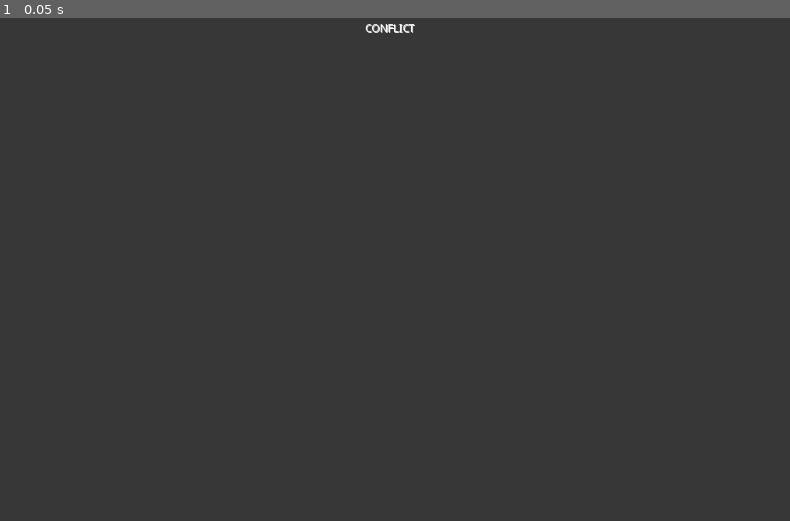
Above: before the commit, frame 1.
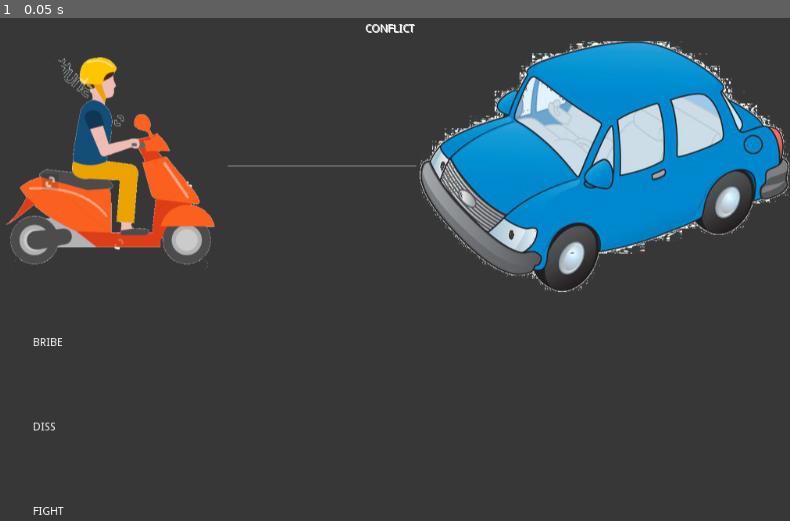
Above: after the commit, the same moment.

Repository: Anatolij-Grigorjev/MopedRebel
Game: Godot game, scene res://conflict/conflict_root.tscn
Two runs of this game, one before a commit and one after it. Both use one fixed random seed, a clock stepped at 60 frames per second and the inputs below. The project has no main scene, so this scene is started directly.
Inputs:
- Up to frame 1 (0.05 s): no input

The runs differ from the first frame. In frame 1, 19% of the frame differs, in the area x 0-100%, y 4-99%.

Commit message:
initial conflict GUI programmer art

Diff:
--- a/game/conflict/conflict_root.tscn
+++ b/game/conflict/conflict_root.tscn
@@ -1,4 +1,7 @@
-[gd_scene format=2]
+[gd_scene load_steps=3 format=2]
+
+[ext_resource path="res://conflict/conflict_moped_portrait.png" type="Texture" id=1]
+[ext_resource path="res://conflict/conflict_car_portrait.png" type="Texture" id=2]
 
 [node name="conflict_root" type="MarginContainer" index="0"]
 
@@ -79,13 +82,14 @@
 
 [node name="chars_outer_container" type="HBoxContainer" parent="outer_container" index="1"]
 
+editor/display_folded = true
 anchor_left = 0.0
 anchor_top = 0.0
 anchor_right = 0.0
 anchor_bottom = 0.0
 margin_top = 103.0
 margin_right = 1024.0
-margin_bottom = 768.0
+margin_bottom = 433.0
 rect_pivot_offset = Vector2( 0, 0 )
 rect_clip_content = false
 mouse_filter = 1
@@ -94,3 +98,257 @@
 size_flags_vertical = 3
 alignment = 0
 _sections_unfolded = [ "Rect", "Size Flags" ]
+
+[node name="pictures_container" type="HBoxContainer" parent="outer_container/chars_outer_container" index="0"]
+
+anchor_left = 0.0
+anchor_top = 0.0
+anchor_right = 0.0
+anchor_bottom = 0.0
+margin_right = 1024.0
+margin_bottom = 330.0
+rect_pivot_offset = Vector2( 0, 0 )
+rect_clip_content = false
+mouse_filter = 1
+mouse_default_cursor_shape = 0
+size_flags_horizontal = 3
+size_flags_vertical = 1
+alignment = 1
+_sections_unfolded = [ "Grow Direction", "Margin", "Size Flags", "custom_constants" ]
+
+[node name="moped_tex" type="TextureRect" parent="outer_container/chars_outer_container/pictures_container" index="0"]
+
+anchor_left = 0.0
+anchor_top = 0.0
+anchor_right = 0.0
+anchor_bottom = 0.0
+margin_right = 300.0
+margin_bottom = 330.0
+rect_pivot_offset = Vector2( 0, 0 )
+rect_clip_content = false
+mouse_filter = 1
+mouse_default_cursor_shape = 0
+size_flags_horizontal = 1
+size_flags_vertical = 3
+texture = ExtResource( 1 )
+stretch_mode = 4
+_sections_unfolded = [ "Anchor", "Grow Direction", "Margin", "Rect", "Size Flags" ]
+
+[node name="sep" type="HSeparator" parent="outer_container/chars_outer_container/pictures_container" index="1"]
+
+anchor_left = 0.0
+anchor_top = 0.0
+anchor_right = 0.0
+anchor_bottom = 0.0
+margin_left = 304.0
+margin_right = 546.0
+margin_bottom = 330.0
+rect_pivot_offset = Vector2( 0, 0 )
+rect_clip_content = false
+mouse_filter = 0
+mouse_default_cursor_shape = 0
+size_flags_horizontal = 3
+size_flags_vertical = 1
+_sections_unfolded = [ "Size Flags" ]
+
+[node name="car_tex" type="TextureRect" parent="outer_container/chars_outer_container/pictures_container" index="2"]
+
+anchor_left = 0.0
+anchor_top = 0.0
+anchor_right = 0.0
+anchor_bottom = 0.0
+margin_left = 550.0
+margin_right = 1024.0
+margin_bottom = 330.0
+rect_pivot_offset = Vector2( 0, 0 )
+rect_clip_content = false
+mouse_filter = 1
+mouse_default_cursor_shape = 0
+size_flags_horizontal = 1
+size_flags_vertical = 3
+texture = ExtResource( 2 )
+stretch_mode = 4
+_sections_unfolded = [ "Size Flags" ]
+
+[node name="selection_bg_container" type="MarginContainer" parent="outer_container" index="2"]
+
+anchor_left = 0.0
+anchor_top = 0.0
+anchor_right = 0.0
+anchor_bottom = 0.0
+margin_top = 437.0
+margin_right = 1024.0
+margin_bottom = 768.0
+rect_pivot_offset = Vector2( 0, 0 )
+rect_clip_content = false
+mouse_filter = 0
+mouse_default_cursor_shape = 0
+size_flags_horizontal = 1
+size_flags_vertical = 3
+custom_constants/margin_right = 5
+custom_constants/margin_top = 5
+custom_constants/margin_left = 5
+custom_constants/margin_bottom = 5
+_sections_unfolded = [ "Size Flags", "custom_constants" ]
+
+[node name="selection_bg" type="MarginContainer" parent="outer_container/selection_bg_container" index="0"]
+
+anchor_left = 0.0
+anchor_top = 0.0
+anchor_right = 0.0
+anchor_bottom = 0.0
+margin_left = 5.0
+margin_top = 5.0
+margin_right = 1019.0
+margin_bottom = 326.0
+rect_pivot_offset = Vector2( 0, 0 )
+rect_clip_content = false
+mouse_filter = 0
+mouse_default_cursor_shape = 0
+size_flags_horizontal = 3
+size_flags_vertical = 3
+custom_constants/margin_left = 50
+_sections_unfolded = [ "Size Flags", "custom_constants" ]
+
+[node name="selection_options" type="VBoxContainer" parent="outer_container/selection_bg_container/selection_bg" index="0"]
+
+anchor_left = 0.0
+anchor_top = 0.0
+anchor_right = 0.0
+anchor_bottom = 0.0
+margin_left = 50.0
+margin_right = 1014.0
+margin_bottom = 321.0
+rect_pivot_offset = Vector2( 0, 0 )
+rect_clip_content = false
+mouse_filter = 1
+mouse_default_cursor_shape = 0
+size_flags_horizontal = 3
+size_flags_vertical = 3
+alignment = 1
+_sections_unfolded = [ "Grow Direction", "Margin", "Size Flags" ]
+
+[node name="option_bribe" type="HBoxContainer" parent="outer_container/selection_bg_container/selection_bg/selection_options" index="0"]
+
+editor/display_folded = true
+anchor_left = 0.0
+anchor_top = 0.0
+anchor_right = 0.0
+anchor_bottom = 0.0
+margin_right = 964.0
+margin_bottom = 104.0
+rect_pivot_offset = Vector2( 0, 0 )
+rect_clip_content = false
+mouse_filter = 1
+mouse_default_cursor_shape = 0
+size_flags_horizontal = 3
+size_flags_vertical = 3
+alignment = 0
+_sections_unfolded = [ "Size Flags" ]
+
+[node name="bribe_label" type="Label" parent="outer_container/selection_bg_container/selection_bg/selection_options/option_bribe" index="0"]
+
+anchor_left = 0.0
+anchor_top = 0.0
+anchor_right = 0.0
+anchor_bottom = 0.0
+margin_top = 45.0
+margin_right = 38.0
+margin_bottom = 59.0
+rect_pivot_offset = Vector2( 0, 0 )
+rect_clip_content = false
+mouse_filter = 2
+mouse_default_cursor_shape = 0
+size_flags_horizontal = 1
+size_flags_vertical = 4
+text = "BRIBE"
+align = 1
+valign = 1
+uppercase = true
+percent_visible = 1.0
+lines_skipped = 0
+max_lines_visible = -1
+
+[node name="option_diss" type="HBoxContainer" parent="outer_container/selection_bg_container/selection_bg/selection_options" index="1"]
+
+editor/display_folded = true
+anchor_left = 0.0
+anchor_top = 0.0
+anchor_right = 0.0
+anchor_bottom = 0.0
+margin_top = 108.0
+margin_right = 964.0
+margin_bottom = 212.0
+rect_pivot_offset = Vector2( 0, 0 )
+rect_clip_content = false
+mouse_filter = 1
+mouse_default_cursor_shape = 0
+size_flags_horizontal = 3
+size_flags_vertical = 3
+alignment = 0
+_sections_unfolded = [ "Size Flags" ]
+
+[node name="diss_label" type="Label" parent="outer_container/selection_bg_container/selection_bg/selection_options/option_diss" index="0"]
+
+anchor_left = 0.0
+anchor_top = 0.0
+anchor_right = 0.0
+anchor_bottom = 0.0
+margin_top = 45.0
+margin_right = 29.0
+margin_bottom = 59.0
+rect_pivot_offset = Vector2( 0, 0 )
+rect_clip_content = false
+mouse_filter = 2
+mouse_default_cursor_shape = 0
+size_flags_horizontal = 1
+size_flags_vertical = 4
+text = "DISS"
+align = 1
+valign = 1
+uppercase = true
+percent_visible = 1.0
+lines_skipped = 0
+max_lines_visible = -1
+
+[node name="option_fight" type="HBoxContainer" parent="outer_container/selection_bg_container/selection_bg/selection_options" index="2"]
+
+editor/display_folded = true
+anchor_left = 0.0
+anchor_top = 0.0
+anchor_right = 0.0
+anchor_bottom = 0.0
+margin_top = 216.0
+margin_right = 964.0
+margin_bottom = 321.0
+rect_pivot_offset = Vector2( 0, 0 )
+rect_clip_content = false
+mouse_filter = 1
+mouse_default_cursor_shape = 0
+size_flags_horizontal = 3
+size_flags_vertical = 3
+alignment = 0
+_sections_unfolded = [ "Size Flags" ]
+
+[node name="fight_label" type="Label" parent="outer_container/selection_bg_container/selection_bg/selection_options/option_fight" index="0"]
+
+anchor_left = 0.0
+anchor_top = 0.0
+anchor_right = 0.0
+anchor_bottom = 0.0
+margin_top = 45.0
+margin_right = 39.0
+margin_bottom = 59.0
+rect_pivot_offset = Vector2( 0, 0 )
+rect_clip_content = false
+mouse_filter = 2
+mouse_default_cursor_shape = 0
+size_flags_horizontal = 1
+size_flags_vertical = 4
+text = "FIGHT"
+align = 1
+valign = 1
+uppercase = true
+percent_visible = 1.0
+lines_skipped = 0
+max_lines_visible = -1
Binary file added: game/conflict/conflict_car_portrait.png
Not shown, added: game/conflict/conflict_car_portrait.png.import
Binary file added: game/conflict/conflict_moped_portrait.png
Not shown, added: game/conflict/conflict_moped_portrait.png.import
Not shown, added: assets/9780a624cf428ecbad4672878c06b8eb--clipart-transportation.png
Not shown, added: assets/kisspng-scooter-motorcycle-helmets-pizza-scooter-5abc442814ffc4.514852521522287656086.png
